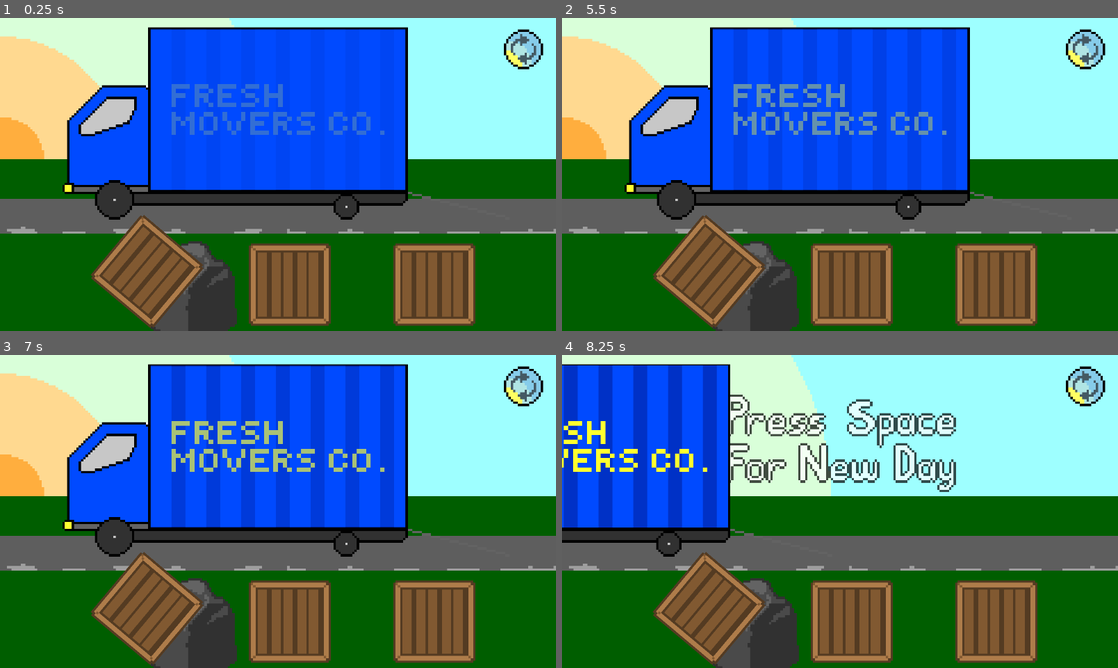
Above: before the commit, frames 1-4 (two rows, left to right).
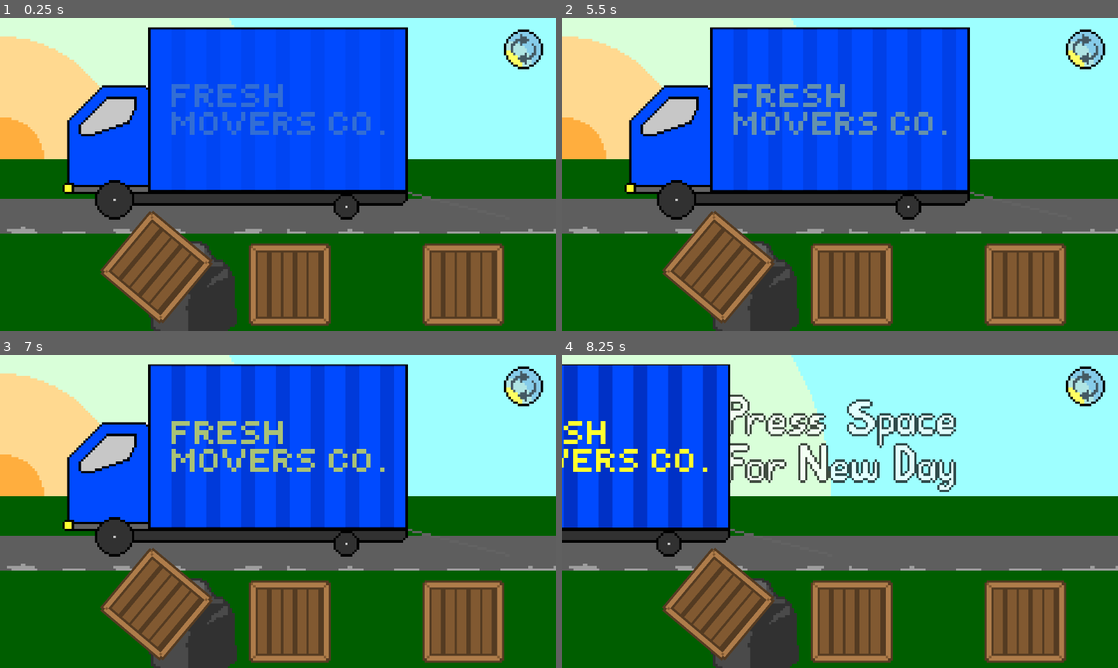
Above: after the commit, the same moments.

Repository: flamingradian/fresh-movers-co
Game: Godot game, scene res://Scenes/Game.tscn
Same seed, same stepped clock (60 frames per second), same inputs: the game is played once before the commit and once after it.
Inputs (mouse positions are in pixels of both pictures, inside the frame that each line leads up to):
- Up to frame 1 (0.25 s): no input
- Up to frame 2 (5.5 s): click (706, 271) at 0.52 s; click (1084, 49) at 1.25 s; click (1084, 49) at 2 s; click (1084, 49) at 2.75 s; click (706, 271) at 3.52 s; click (706, 271) at 4.27 s; tap Enter at 5 s; move the mouse to (962, 158) at 5.02 s; tap Space (ui_select) at 5.27 s
- Up to frame 3 (7 s): move the mouse to (166, 527) at 5.77 s; tap Space (ui_select) at 6.02, 6.5 s; move the mouse to (333, 442) at 6.52 s
- Up to frame 4 (8.25 s): move the mouse to (812, 574) at 7.27 s; tap Space (ui_select) at 7.52 s; move the mouse to (1006, 558) at 8.02 s

The runs differ from the first frame. In frame 1, 7.3% of the frame differs, in the area x 16-91%, y 61-100%; in frame 2, 7.3%; in frame 3, 7.3%; in frame 4, 7.3%.

Commit message:
Renamed Crate to Item
Renamed Crate
Created Fragile Item, which inherits from Item

Diff:
--- a/Fresh Movers Co/Scenes/Crate.tscn
+++ b/Fresh Movers Co/Scenes/FragileItem.tscn
@@ -1,6 +1,6 @@
 [gd_scene load_steps=5 format=2]
 
-[ext_resource path="res://Scripts/Crate.gd" type="Script" id=1]
+[ext_resource path="res://Scripts/FragileItem.gd" type="Script" id=1]
 [ext_resource path="res://Sprites/crate.png" type="Texture" id=2]
 
 [sub_resource type="PhysicsMaterial" id=1]
@@ -8,7 +8,7 @@
 [sub_resource type="RectangleShape2D" id=4]
 extents = Vector2( 142, 142 )
 
-[node name="Crate" type="RigidBody2D"]
+[node name="FragileItem" type="RigidBody2D"]
 position = Vector2( 575, 920 )
 input_pickable = true
 physics_material_override = SubResource( 1 )
--- /dev/null
+++ b/Fresh Movers Co/Scenes/Item.tscn
@@ -0,0 +1,51 @@
+[gd_scene load_steps=5 format=2]
+
+[ext_resource path="res://Scripts/FragileItem.gd" type="Script" id=1]
+[ext_resource path="res://Sprites/crate.png" type="Texture" id=2]
+
+[sub_resource type="PhysicsMaterial" id=1]
+
+[sub_resource type="RectangleShape2D" id=4]
+extents = Vector2( 142, 142 )
+
+[node name="FragileItem" type="RigidBody2D"]
+position = Vector2( 575, 920 )
+input_pickable = true
+physics_material_override = SubResource( 1 )
+gravity_scale = 0.0
+contacts_reported = 6
+script = ExtResource( 1 )
+
+[node name="NinePatchRect" type="NinePatchRect" parent="."]
+margin_left = -150.0
+margin_top = -150.0
+margin_right = 150.0
+margin_bottom = 150.0
+texture = ExtResource( 2 )
+patch_margin_left = 40
+patch_margin_top = 40
+patch_margin_right = 40
+patch_margin_bottom = 40
+axis_stretch_horizontal = 1
+axis_stretch_vertical = 1
+
+[node name="CollisionShape2D" type="CollisionShape2D" parent="."]
+shape = SubResource( 4 )
+
+[node name="Area2D" type="Area2D" parent="."]
+
+[node name="CollisionShape2D2" type="CollisionShape2D" parent="Area2D"]
+shape = SubResource( 4 )
+
+[node name="TextureButton" type="TextureButton" parent="."]
+margin_left = -150.0
+margin_top = -150.0
+margin_right = 150.0
+margin_bottom = 150.0
+
+[connection signal="area_entered" from="Area2D" to="." method="_on_Area2D_area_entered"]
+[connection signal="area_exited" from="Area2D" to="." method="_on_Area2D_area_exited"]
+[connection signal="button_down" from="TextureButton" to="." method="_on_mouse_pressed"]
+[connection signal="button_up" from="TextureButton" to="." method="_on_mouse_released"]
+[connection signal="mouse_entered" from="TextureButton" to="." method="_on_mouse_entered"]
+[connection signal="mouse_exited" from="TextureButton" to="." method="_on_mouse_exited"]
--- a/Fresh Movers Co/Scenes/TestLevel.tscn
+++ b/Fresh Movers Co/Scenes/TestLevel.tscn
@@ -3,12 +3,13 @@
 [ext_resource path="res://Sprites/Rock.png" type="Texture" id=1]
 [ext_resource path="res://Sprites/background.png" type="Texture" id=2]
 [ext_resource path="res://Sprites/Truck.png" type="Texture" id=3]
-[ext_resource path="res://Scenes/Crate.tscn" type="PackedScene" id=4]
+[ext_resource path="res://Scenes/Item.tscn" type="PackedScene" id=4]
 [ext_resource path="res://Scripts/ItemManager.gd" type="Script" id=5]
 [ext_resource path="res://Scripts/Truck.gd" type="Script" id=6]
 [ext_resource path="res://Sprites/TruckOuterWall.png" type="Texture" id=7]
 [ext_resource path="res://Sprites/NextLevelText.png" type="Texture" id=8]
 [ext_resource path="res://Scripts/NextLevelText.gd" type="Script" id=9]
+[ext_resource path="res://Scenes/FragileItem.tscn" type="PackedScene" id=10]
 
 [sub_resource type="RectangleShape2D" id=5]
 extents = Vector2( 440, 280 )
@@ -18,8 +19,6 @@
 
 [sub_resource type="RectangleShape2D" id=6]
 extents = Vector2( 4, 280 )
-
-[sub_resource type="PhysicsMaterial" id=1]
 
 [node name="Level" type="Node2D"]
 
@@ -102,15 +101,12 @@
 [node name="ItemManager" type="Node" parent="."]
 script = ExtResource( 5 )
 
-[node name="Crate" parent="ItemManager" instance=ExtResource( 4 )]
-position = Vector2( 508, 875 )
+[node name="Item" parent="ItemManager" instance=ExtResource( 4 )]
+position = Vector2( 540, 860 )
 rotation = 0.698132
-physics_material_override = SubResource( 1 )
 
-[node name="Crate2" parent="ItemManager" instance=ExtResource( 4 )]
+[node name="Item2" parent="ItemManager" instance=ExtResource( 4 )]
 position = Vector2( 1000, 920 )
-physics_material_override = SubResource( 1 )
 
-[node name="Crate3" parent="ItemManager" instance=ExtResource( 4 )]
-position = Vector2( 1500, 920 )
-physics_material_override = SubResource( 1 )
+[node name="FragileItem" parent="ItemManager" instance=ExtResource( 10 )]
+position = Vector2( 1600, 920 )
--- /dev/null
+++ b/Fresh Movers Co/Scripts/FragileItem.gd
@@ -0,0 +1,16 @@
+extends "res://Scripts/Item.gd"
+
+
+# Declare member variables here. Examples:
+# var a = 2
+# var b = "text"
+
+
+# Called when the node enters the scene tree for the first time.
+func _ready():
+	pass # Replace with function body.
+
+
+# Called every frame. 'delta' is the elapsed time since the previous frame.
+#func _process(delta):
+#	pass
Renamed: Fresh Movers Co/Scripts/Crate.gd -> Fresh Movers Co/Scripts/Item.gd
